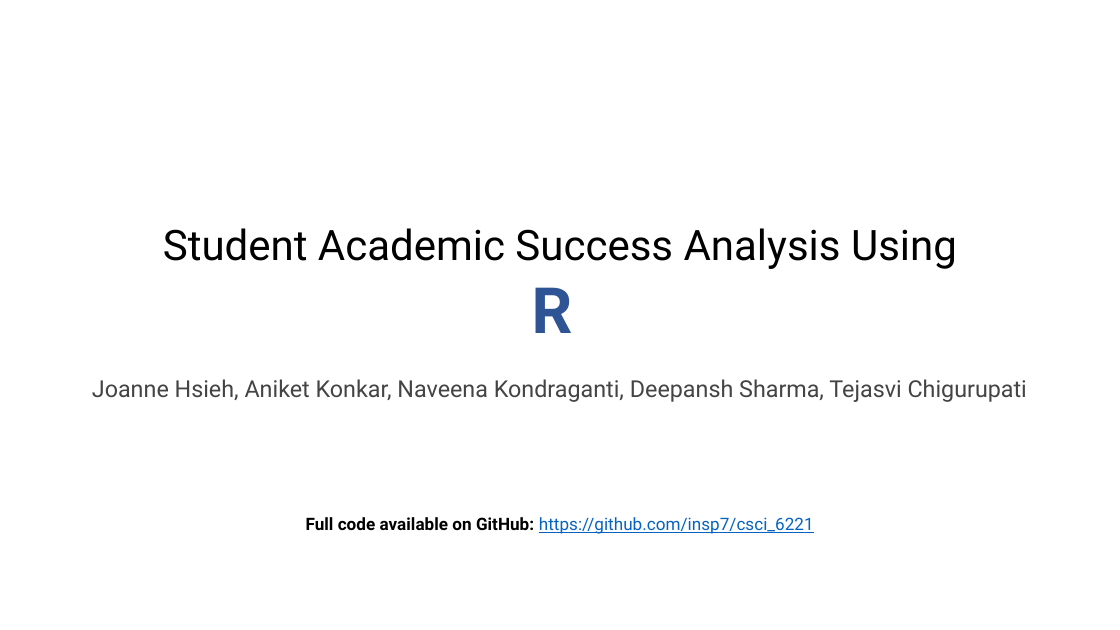
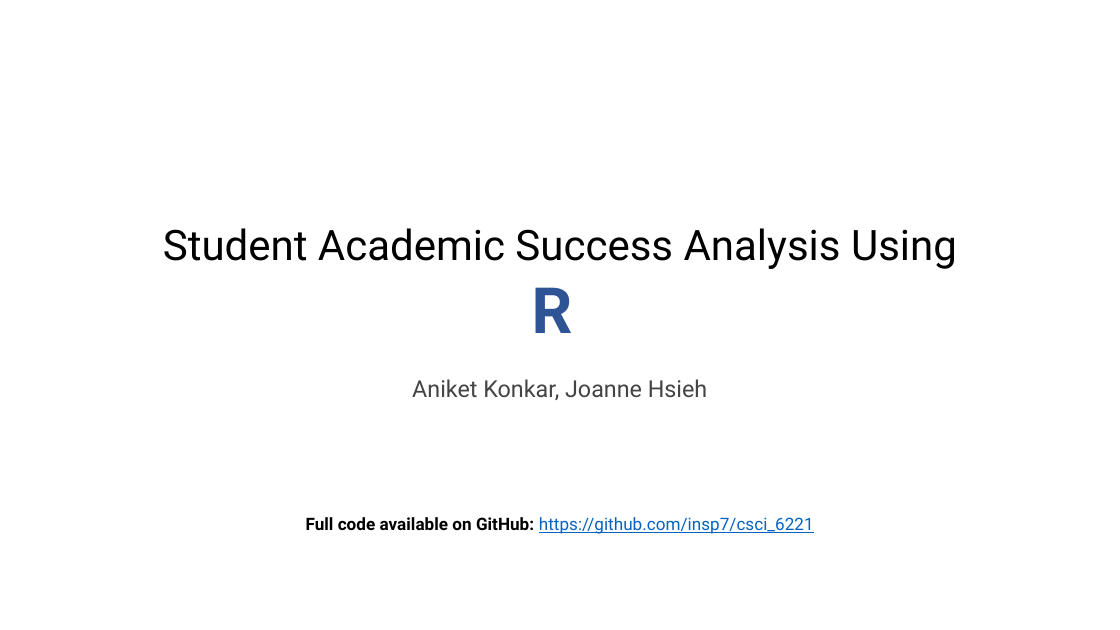
Before and after one commit to insp7/student-dropout-prediction, a slide deck: slide 1 of Student Academic Success Analysis Using R.pptx. Drawn at 1120x630 pixels with LibreOffice and Linux fonts; fonts in the diff are those of the drawing. Boxes give left, top, right and bottom in pixels: in the first picture for what was removed or moved away, otherwise in the second. Text is boxed around its words. In the diff, an @@ line names an element or a change of style, - is before the commit and + after.

```diff
--- a/Student Academic Success Analysis Using R.pptx
+++ b/Student Academic Success Analysis Using R.pptx
@@ title at (x1=163, y1=228, x2=957, y2=400): text changed; size 15 to 27 pt; text colour #444444 to #000000 @@
-Student Academic Success Analysis Using
-R
-Joanne Hsieh, Aniket Konkar, Naveena Kondraganti, Deepansh Sharma, Tejasvi Chigurupati
+Student Academic Success Analysis Using
+R
+Aniket Konkar, Joanne Hsieh
```
Also in this commit, not shown: 6 other slides changed, 10 other files.
